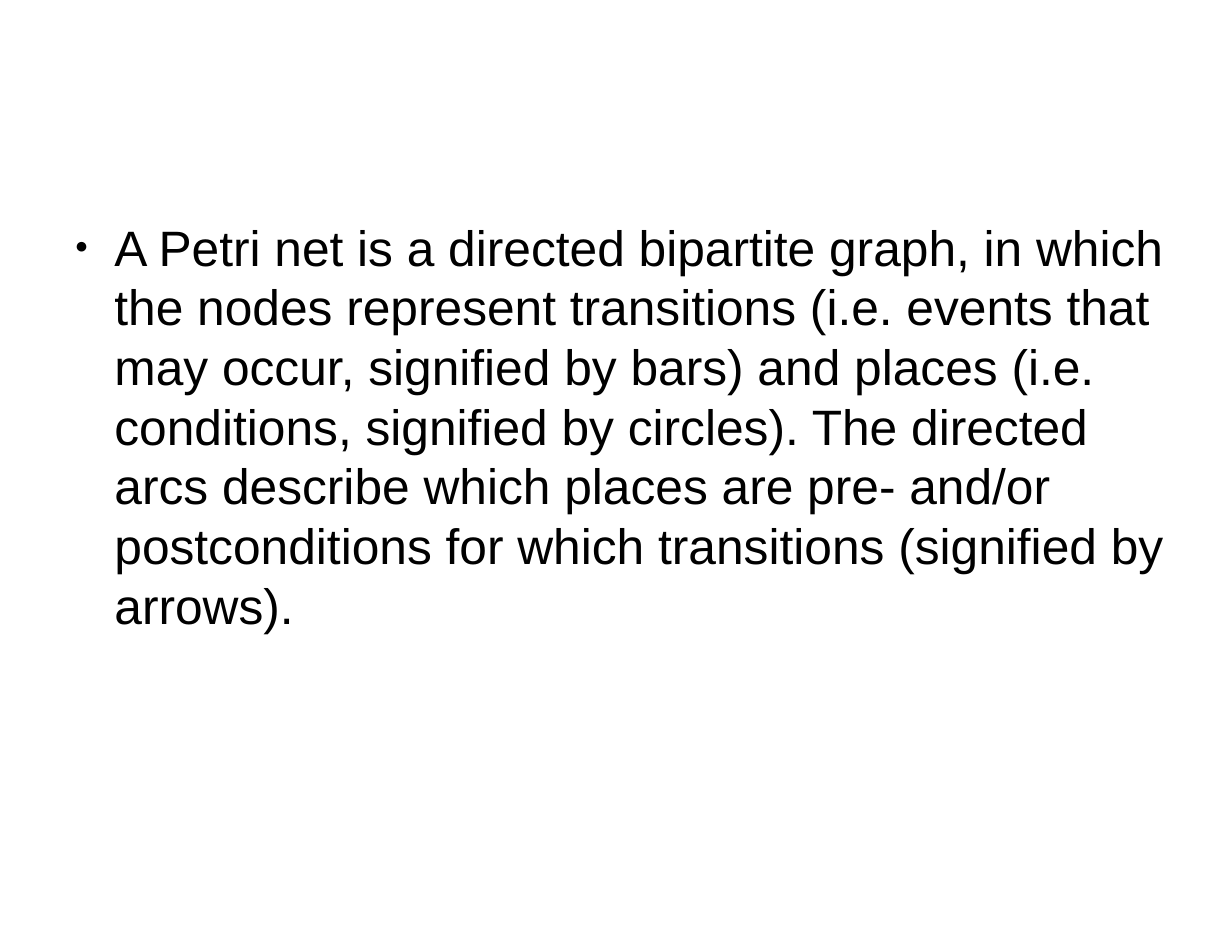
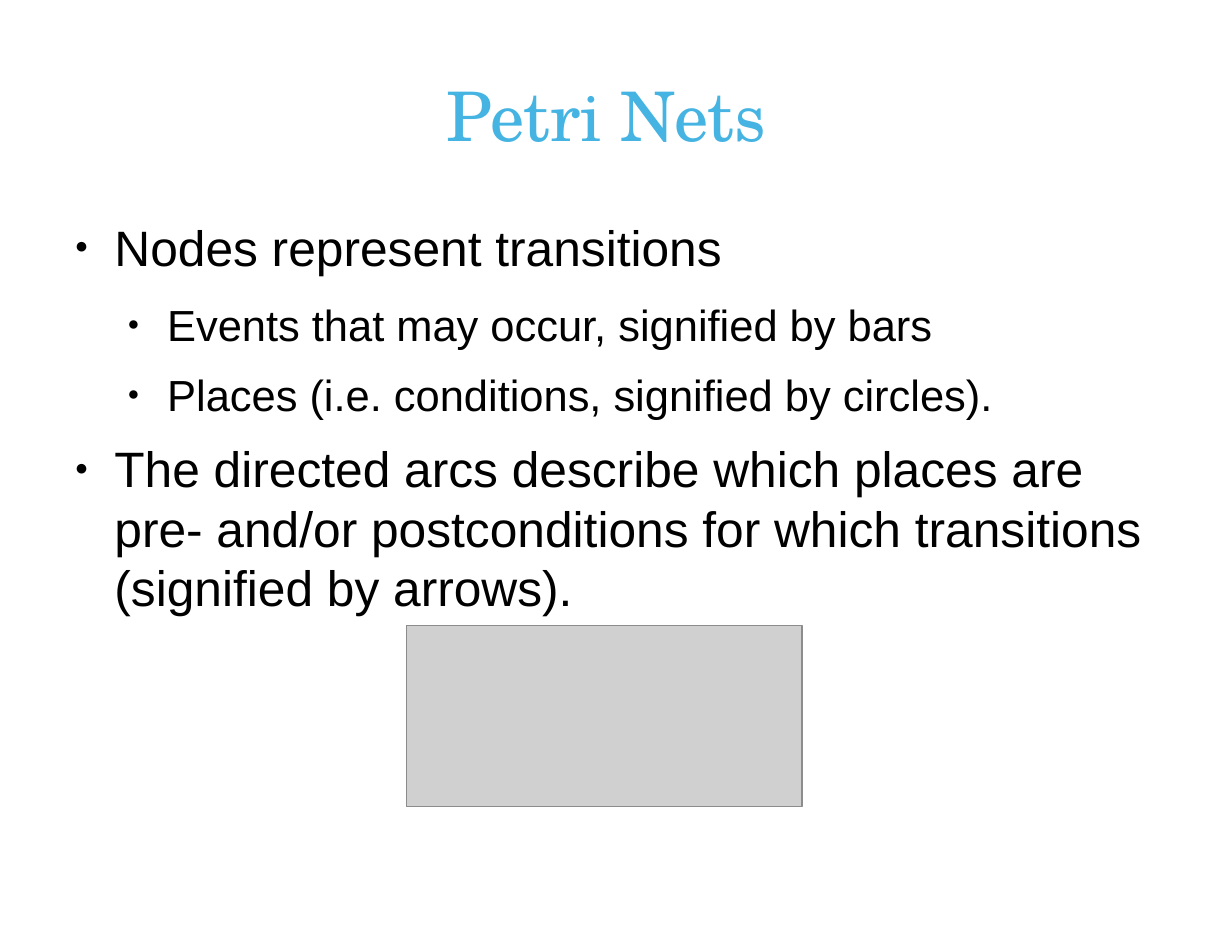
Before and after one commit to andreasronge/andreasronge.github.com, a slide deck: slide 7 of rails-conf.rb.odp (slide 6 before the commit). Drawn at 1232x925 pixels with LibreOffice and Linux fonts; fonts in the diff are those of the drawing; grey boxes stand for pictures; background and template pictures are left out. Boxes give left, top, right and bottom in pixels: in the first picture for what was removed or moved away, otherwise in the second. Text is boxed around its words. In the diff, an @@ line names an element or a change of style, - is before the commit and + after.

```diff
--- a/rails-conf.rb.odp
+++ b/rails-conf.rb.odp
@@ title added at [447, 91, 766, 142], 44 pt, text #45B4E2 @@
+Petri Nets
@@ text at [114, 230, 1141, 616]: text changed @@
-● A Petri net is a directed bipartite graph, in which the nodes represent transitions (i.e. events that may occur, signified by bars) and places (i.e. conditions, signified by circles). The directed arcs describe which places are pre- and/or postconditions for which transitions (signified by arrows).
+● Nodes represent transitions
+  ● Events that may occur, signified by bars
+  ● Places (i.e. conditions, signified by circles).
+● The directed arcs describe which places are pre- and/or postconditions for which transitions (signified by arrows).
@@ picture added at [406, 625, 802, 806] @@
```
Also in this commit, not shown: 1 other slide changed, 1 slide added, 1 other file.
